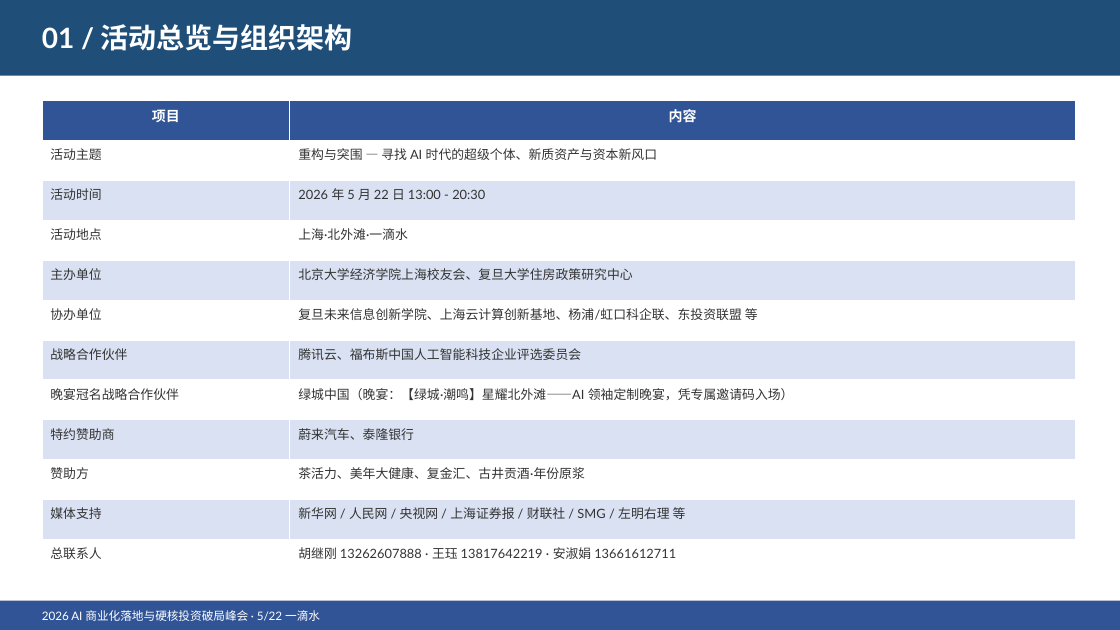
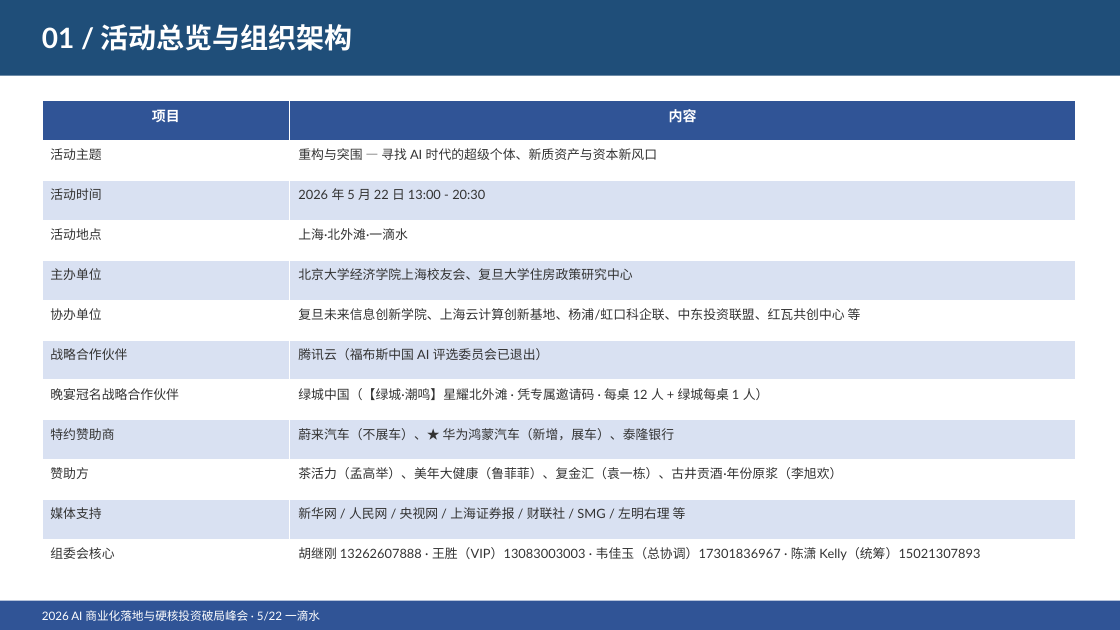
Before and after one commit to hujigang2010-maker/AIDEN, a slide deck: slide 3 of 5月22日峰会/导出文件/2026峰会会务汇报.pptx. Drawn at 1120x630 pixels with LibreOffice and Linux fonts; fonts in the diff are those of the drawing. Boxes give left, top, right and bottom in pixels: in the first picture for what was removed or moved away, otherwise in the second. Text is boxed around its words. In the diff, an @@ line names an element or a change of style, - is before the commit and + after.

```diff
--- a/5月22日峰会/导出文件/2026峰会会务汇报.pptx
+++ b/5月22日峰会/导出文件/2026峰会会务汇报.pptx
@@ table at <box>42,101,1075,580</box> @@
-row 6, column 2: 复旦未来信息创新学院、上海云计算创新基地、杨浦/虹口科企联、东投资联盟 等
+row 6, column 2: 复旦未来信息创新学院、上海云计算创新基地、杨浦/虹口科企联、中东投资联盟、红瓦共创中心 等
-row 7, column 2: 腾讯云、福布斯中国人工智能科技企业评选委员会
+row 7, column 2: 腾讯云（福布斯中国 AI 评选委员会已退出）
-row 8, column 2: 绿城中国（晚宴：【绿城·潮鸣】星耀北外滩——AI 领袖定制晚宴，凭专属邀请码入场）
+row 8, column 2: 绿城中国（【绿城·潮鸣】星耀北外滩 · 凭专属邀请码 · 每桌 12 人 + 绿城每桌 1 人）
-row 9, column 2: 蔚来汽车、泰隆银行
+row 9, column 2: 蔚来汽车（不展车）、★ 华为鸿蒙汽车（新增，展车）、泰隆银行
-row 10, column 2: 茶活力、美年大健康、复金汇、古井贡酒·年份原浆
+row 10, column 2: 茶活力（孟高举）、美年大健康（鲁菲菲）、复金汇（袁一栋）、古井贡酒·年份原浆（李旭欢）
-row 12, column 1: 总联系人
+row 12, column 1: 组委会核心
-row 12, column 2: 胡继刚 13262607888 · 王珏 13817642219 · 安淑娟 13661612711
+row 12, column 2: 胡继刚 13262607888 · 王胜（VIP）13083003003 · 韦佳玉（总协调）17301836967 · 陈潇 Kelly（统筹）15021307893
```
Also in this commit, not shown: 9 other slides changed, 2 slides added, 12 other files.
